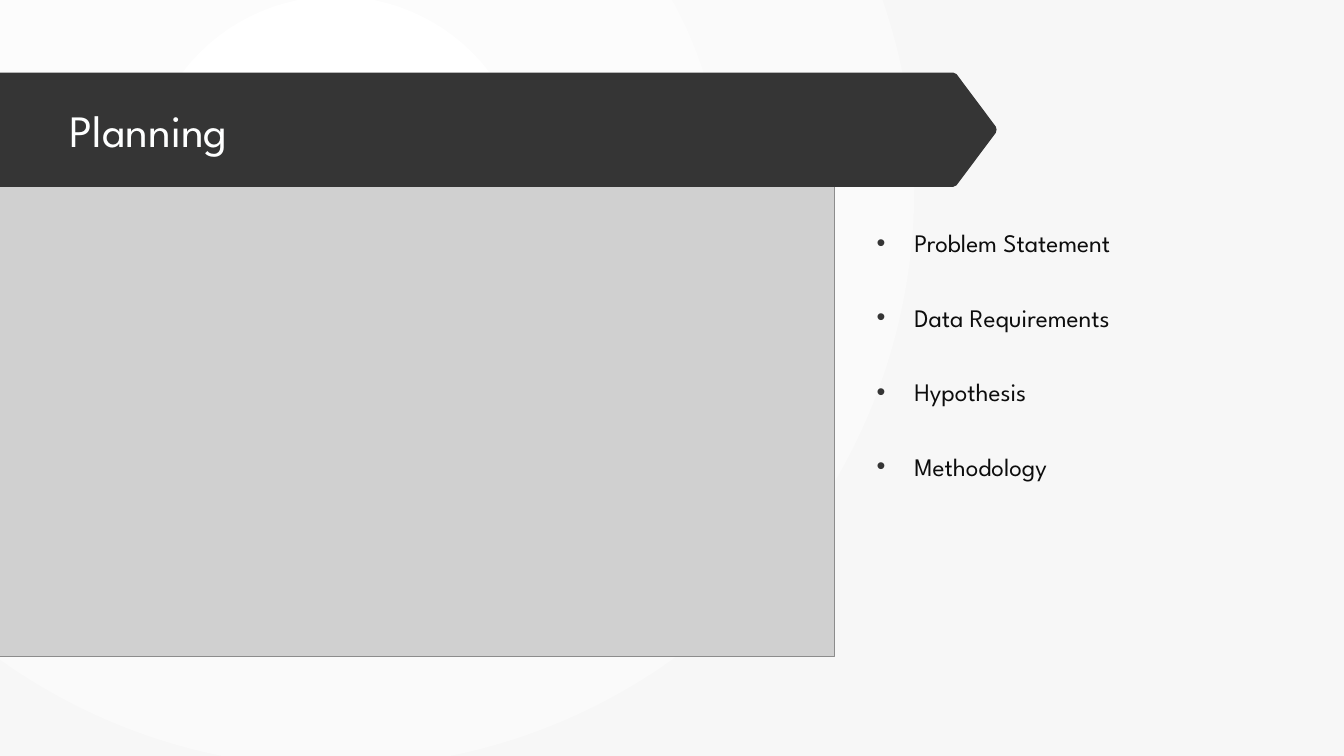
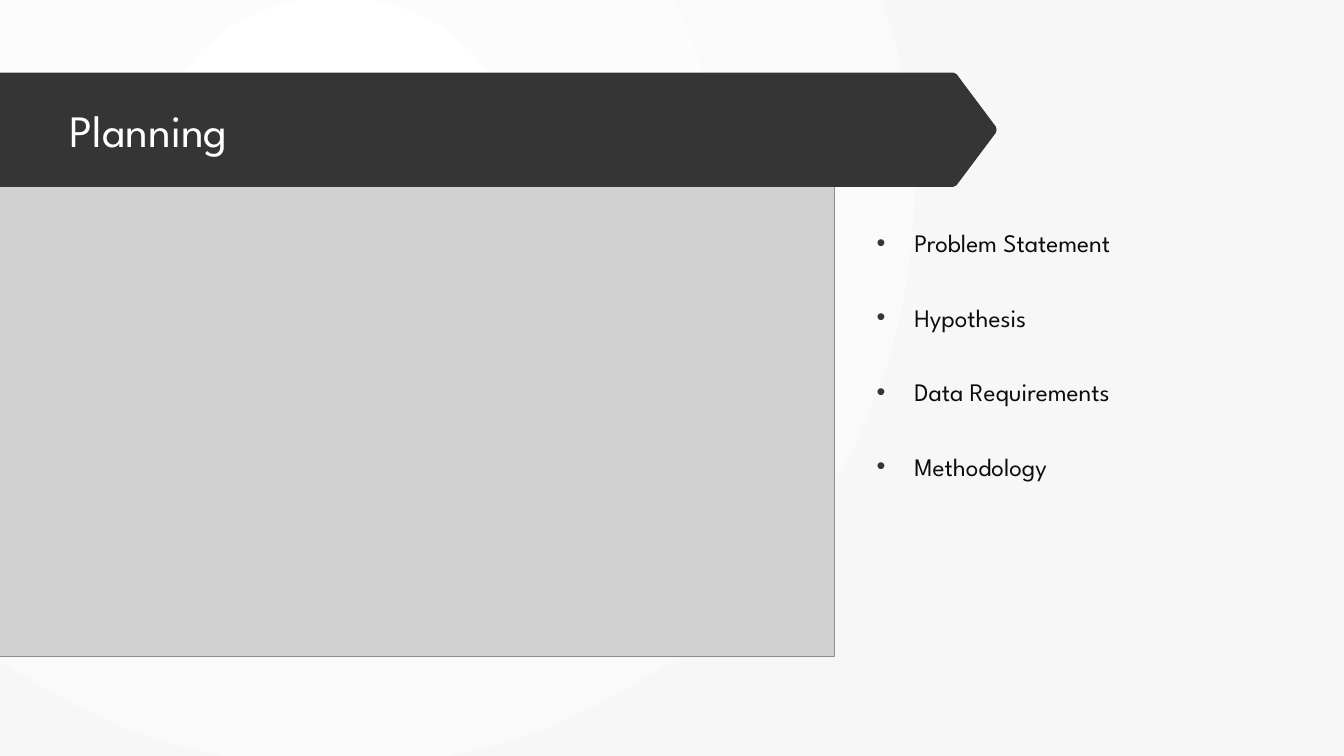
Before and after one commit to dr-natetorious/TIM-7101-Statistics, a slide deck: slide 3 of Section_3_Mgmt_Informed/Week8_Presentation/BachmeierNTIM7101-8.pptx. Drawn at 1344x756 pixels with LibreOffice and Linux fonts; fonts in the diff are those of the drawing; grey boxes stand for pictures. Boxes give left, top, right and bottom in pixels: in the first picture for what was removed or moved away, otherwise in the second. Text is boxed around its words. In the diff, an @@ line names an element or a change of style, - is before the commit and + after.

```diff
--- a/Section_3_Mgmt_Informed/Week8_Presentation/BachmeierNTIM7101-8.pptx
+++ b/Section_3_Mgmt_Informed/Week8_Presentation/BachmeierNTIM7101-8.pptx
@@ text at [914,309,1026,333]: paragraph added @@
+• Hypothesis
@@ text at [914,383,1026,407]: paragraph removed @@
-• Hypothesis
```
Also in this commit, not shown: 4 other slides changed, 2 other files.
